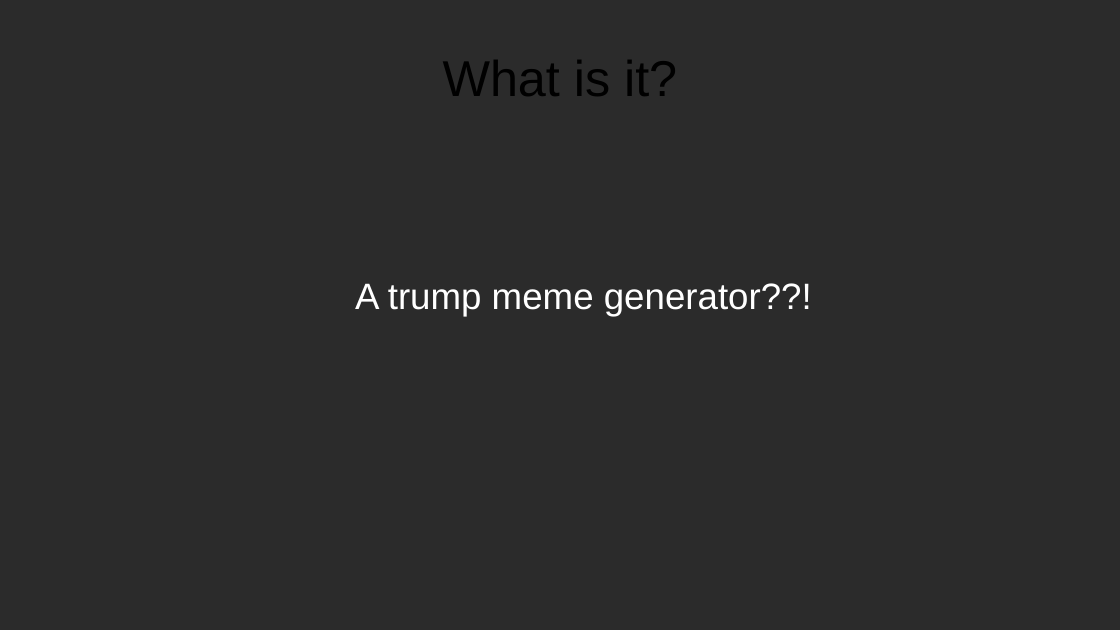
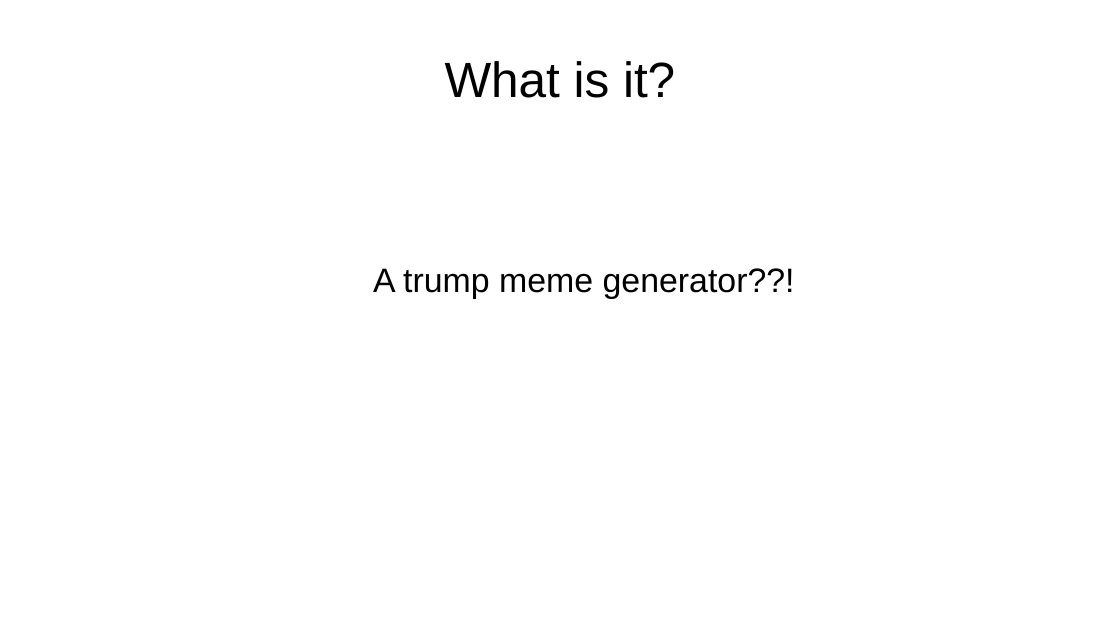
Before and after one commit to swilery/cs373-idb, a slide deck: slide 2 of SWE presentation.odp. Drawn at 1120x630 pixels with LibreOffice and Linux fonts; fonts in the diff are those of the drawing; background and template pictures are left out; a plain dark background stands for a picture behind light text. Boxes give left, top, right and bottom in pixels: in the first picture for what was removed or moved away, otherwise in the second. Text is boxed around its words. In the diff, an @@ line names an element or a change of style, - is before the commit and + after.

```diff
--- a/SWE presentation.odp
+++ b/SWE presentation.odp
@@ background picture (left out) to #FFFFFF @@
@@ title "What is it?" at <box>445,61,675,98</box>: size 35.7 to 35.1 pt @@
@@ text "A trump meme generator??!" at <box>373,268,795,299</box>: size 26 to 24 pt, text colour #FFFFFF to #000000 @@
```
Also in this commit, not shown: 3 other slides changed, 7 slides added, 5 slides removed, 1 other file.
